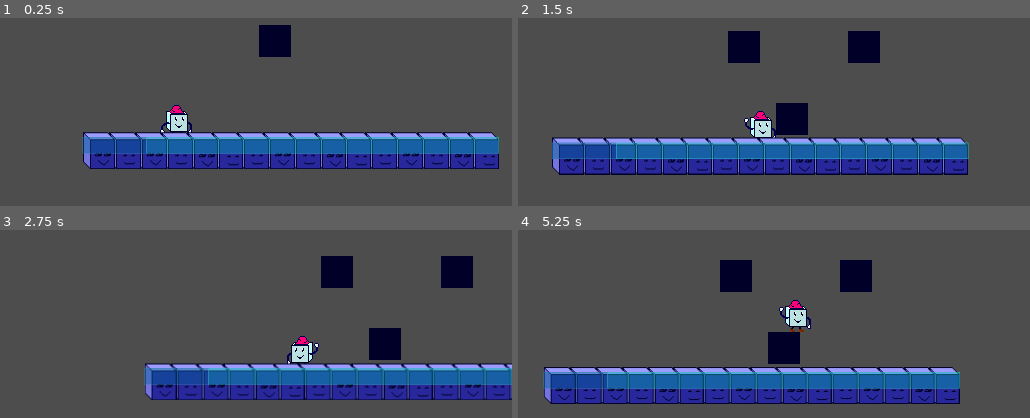
Above: before the commit, frames 1-4 (two rows, left to right).
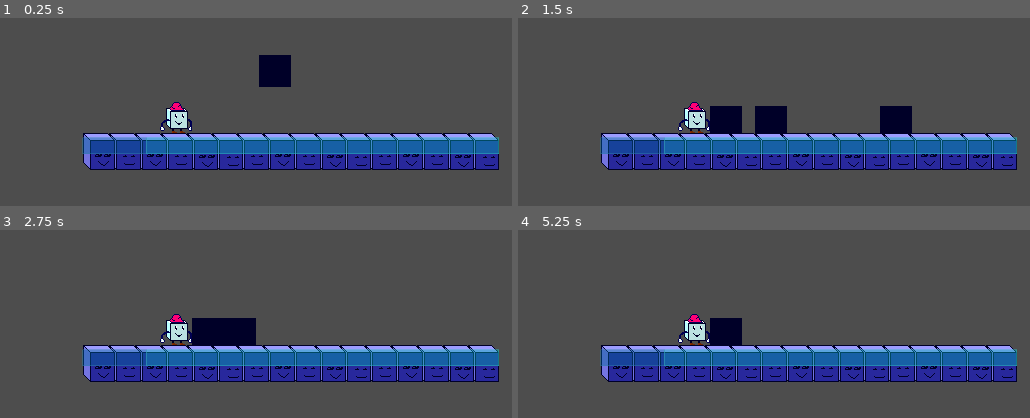
Above: after the commit, the same moments.

Repository: Doomn00b/Kewb
Game: Godot game, scene res://scenes/KewbTest1.tscn
Two runs of this game, one before a commit and one after it. Both use one fixed random seed, a clock stepped at 60 frames per second and the inputs below.
Inputs (mouse positions are in pixels of both pictures, inside the frame that each line leads up to):
- Up to frame 1 (0.25 s): no input
- Up to frame 2 (1.5 s): tap Enter (ui_accept) at 0.5, 0.8, 1.35 s; move the mouse to (886, 63) at 0.52 s; hold Right (move_forward) from 0.53 s (still down); click (886, 63) at 0.6 s; tap Space (jump) at 0.77 s; move the mouse to (671, 93) at 1.27 s
- Up to frame 3 (2.75 s): tap Space (jump) at 1.52 s; click (153, 305) at 1.55 s; move the mouse to (outside the picture) at 2.02 s; release Right (move_forward) at 2.03 s; hold Left (move_back) from 2.03 s (still down); click (outside the picture) at 2.1 s; tap Enter (ui_accept) at 2.3 s
- Up to frame 4 (5.25 s): move the mouse to (748, 348) at 2.77 s; release Left (move_back) at 2.78 s; hold Right (move_forward) 2.78-4.28 s; tap X (charge) at 2.85 s; tap Space (jump) at 3.02, 3.77, 4.52 s; click (748, 348) at 3.05 s; move the mouse to (927, 333) at 3.52 s; tap Enter (ui_accept) at 3.6, 5.1 s; move the mouse to (620, 246) at 4.27 s; hold Left (move_back) 4.28-5.03 s; click (620, 246) at 4.35 s; move the mouse to (799, 290) at 5.02 s; hold Right (move_forward) from 5.03 s (still down)

The runs differ from the first frame. In frame 1, 6.6% of the frame differs, in the area x 16-98%, y 3-81%; in frame 2, 21%; in frame 3, 28%; in frame 4, 31%, in the area x 4-98%, y 15-93%.
Error after the commit: Parse Error: Identifier "GM" not declared in the current scope. (res://characters/Player/player.gd:180)

Commit message:
Fixed enemy with Tom's help, started redefining GameManager.

Diff:
--- a/GameState.gd
+++ b/GM.gd
@@ -1,13 +1,14 @@
 extends Node
 
 #This is our Singleton that remembers our score and other things, in-between scenes.
+#The GAME MANAGER, essentially.
 
 #var score: int = 0 #We have a variable for score, which of course starts at zero.
 var is_game_over : bool = false #Boolean that controls if the game is over or not.
 
 # Called every frame. 'delta' is the elapsed time since the previous frame.
 func _process(_delta: float) -> void:
-	if Input.is_action_just_pressed("ui_accept") and GameState.is_game_over:
+	if Input.is_action_just_pressed("ui_accept") and GM.is_game_over:
 		print_debug("enter has been pressed")
 		#Reload the scene.
 		get_tree().reload_current_scene() #We get the whole tree, everything in every scene.
--- a/GameOverLabel.gd
+++ b/GameOverLabel.gd
@@ -2,8 +2,8 @@
 
 # Called every frame. 'delta' is the elapsed time since the previous frame.
 func _process(_delta: float) -> void:
-	if GameState.is_game_over == true: #If the game is over (player died), then...
+	if GM.is_game_over == true: #If the game is over (player died), then...
 		self.visible = true #...make the GameOverLabel (popup) visible.
 
-	elif GameState.is_game_over and Input.is_action_just_pressed("ui_accept"):
+	elif GM.is_game_over and Input.is_action_just_pressed("ui_accept"):
 		self.visible = false
--- /dev/null
+++ b/Global.gd
@@ -0,0 +1,3 @@
+extends Node
+
+var g_m : GM
--- a/ScoreLabel.gd
+++ /dev/null
@@ -1,5 +0,0 @@
-extends Label
-
-func _process(_delta: float) -> void:
-	pass
-	#self.text = "Score: " + str(GameState.score)
--- a/characters/Enemies/enemy.gd
+++ b/characters/Enemies/enemy.gd
@@ -2,46 +2,81 @@
 extends CharacterBody2D
 
 @export var Nmyspeed: int = 200 #We make a new variable: Enemy Speed, which is an Int with 200 as standard value.
-@export var NmyArea2D: Area2D
+@export var NmyArea2D: Area2D #We rename Area2D to NmyArea2D.
 
 static var enemies_spawned : int = 0 #This variable determines how many enemies have spawned.
 
-const MAX_HEALTH = 10 #We make a new constant that defines the enemy has health.
-var health = MAX_HEALTH #We make a new variable based on the Health-constant.
+const NMYMAX_HEALTH = 10 #We make a new constant that defines the enemy has health.
+var health = NMYMAX_HEALTH #We make a new variable based on the Health-constant.
 
 #We make a new variable to represent the player, by looking through the whole god-damn
 #three and grabbing the nodes in the "playerGroup". (tagged player)
-
-@onready var playerChr = get_tree().get_nodes_in_group("playerGroup")[0]
-
+var playerChr
+var targets : Array[Node2D]
 func _ready() -> void:
+	playerChr = get_tree().get_first_node_in_group("playerGroup")
+	print_debug("Got the player from Tree.")
 	enemies_spawned += 1 #When we start the scene, enemy-count will go up.
-	NmyArea2D.body_entered.connect(_on_area_entered) #Connecting area2D
-
+	NmyArea2D.body_entered.connect(_on_cube_nmy_area_2d_body_entered) #Connecting area2D
+	NmyArea2D.body_exited.connect(_on_cube_nmy_area_2d_body_exited)
 # Called every frame. 'delta' is the elapsed time since the previous frame.
 func _process(delta: float) -> void:
+	pass
 
+func _physics_process(delta: float) -> void:
+	# Add the gravity.
+	_apply_gravity(delta)
 	#If the player has spawned in the scene, and is within line of sight of enemy,
 	#the enemy will attempt to attack?
 	if playerChr != null: #If there's a player-character...
-		#self.position.x -= playerChr.position.x * Nmyspeed * delta #Makes the enemy go towards player.
+		#print("There is a player.")
+		#velocity.x = playerChr.position.x * Nmyspeed #Makes the enemy go towards player.
+		#print("Moving towards player.")
 
 		if is_on_floor(): #Put in a condition that says they can only move if they're touching ground?
 			var direction = (playerChr.position - self.position).normalized()
-			self.position.x += direction.x * Nmyspeed * delta
-			print_debug("Found the player haha")
+			velocity.x = direction.x * Nmyspeed
+			#print("Found the player haha")
+	elif playerChr == null: #But if there is no player, then...
+		return #...We don't do anything.
+	move_and_slide()
 
-func _on_area_entered(_playerArea: Area2D) -> void: #When the player enters the Area2D, aka collider, then...
-	#Pesudo-code: is touching player area AND player is punching -> lower enemy health.
-	if _playerArea.is_in_group("playerGroup") and Input.is_action_just_pressed("attack"):
+
+
+
+func _apply_gravity(delta : float):
+	if not is_on_floor() : #Do I need MORE in the condition?
+		var gravity = get_gravity() #We make a new temp-var, and base it on the get-gravity-function.
+		#velocity += gravity * delta
+		velocity.y += gravity.y * delta
+		#velocity.x += gravity.x * delta
+		#print("Applying gravity for enemy.")
+
+	else: #Otherwise, we...
+		#print("We didn't turn on gravity for Enemycube.")
+		return #...don't do anything. (no gravity-application)
+
+
+func _input(event: InputEvent) -> void:
+	if !targets.is_empty() and Input.is_action_just_pressed("attack"):
 		health -= 5 #Enemies health decreases by 5, per punch that connects.
-		print_debug("Punched an enemy in the face!")
+		print("Got punched by the Player!")
 
-		if health == 0: #If the enemy is out of health, he dies.
-			self.queue_free() #We free the enemy from memory... we destroy it.
-			print_debug("Something killed the Cube-enemy!")
+		if health <= 0: #If the enemy is out of health, he dies.
+			queue_free() #We free the enemy from memory... we destroy it.
+			print("Something killed the Cube-enemy!")
 			#Increase score when enemy dies.
-			GameState.increase_score(10)
+			#GameState.increase_score(10)
+
+func _on_cube_nmy_area_2d_body_entered(node : Node2D) -> void:
+		#Pesudo-code: is touching player area AND player is punching -> lower enemy health.
+	if node.is_in_group("playerGroup"):
+		targets.append(node)
+
+func _on_cube_nmy_area_2d_body_exited(node : Node2D) -> void:
+		#Pesudo-code: is touching player area AND player is punching -> lower enemy health.
+	if node.is_in_group("playerGroup"):
+		targets.erase(node)
 
 func setup_enemy(pos : Vector2 = Vector2.ZERO): #A function that readies the enemy's properties in a level.
 	self.global_position = pos #Sets up the position of the enemy.
--- a/characters/Enemies/enemy_cube.tscn
+++ b/characters/Enemies/enemy_cube.tscn
@@ -7,13 +7,13 @@
 size = Vector2(32, 32)
 
 [sub_resource type="RectangleShape2D" id="RectangleShape2D_e7fn0"]
-size = Vector2(48, 48)
+size = Vector2(40, 40)
 
 [node name="EnemyCube" type="CharacterBody2D" unique_id=2049833632 node_paths=PackedStringArray("NmyArea2D") groups=["enemyGroup"]]
 z_index = 1
+collision_layer = 3
 script = ExtResource("1_fqm6r")
-Nmyspeed = null
-NmyArea2D = NodePath("CubeNmyArea2D")
+NmyArea2D = NodePath("NmyArea2D")
 metadata/_edit_group_ = true
 
 [node name="CollisionShape2D" type="CollisionShape2D" parent="." unique_id=168635995]
@@ -26,8 +26,8 @@
 [node name="Sprite2D" type="Sprite2D" parent="FlipNmy" unique_id=1626493624]
 texture = ExtResource("2_aoswd")
 
-[node name="CubeNmyArea2D" type="Area2D" parent="." unique_id=389465481]
+[node name="NmyArea2D" type="Area2D" parent="." unique_id=389465481 groups=["enemyGroup"]]
 
-[node name="CollisionShape2D" type="CollisionShape2D" parent="CubeNmyArea2D" unique_id=485172445]
+[node name="NmyDetectCollisionShape2D" type="CollisionShape2D" parent="NmyArea2D" unique_id=485172445 groups=["enemyGroup"]]
 shape = SubResource("RectangleShape2D_e7fn0")
 debug_color = Color(0.90518546, 0.17105508, 0.6280246, 0.41960785)
--- a/characters/Player/player.gd
+++ b/characters/Player/player.gd
@@ -29,9 +29,11 @@
 }
 
 const JUMP_VELOCITY: int = -400
+const PCMAX_HEALTH = 10 #We make a new constant that defines the enemy has health.
 
 @export var fist_tscn: PackedScene #We make sure that the editor knows the fist-scene/prefab is a scene/prefab.
 
+var health = PCMAX_HEALTH #We make a new variable based on the Health-constant.
 var SPEED: int = 0
 
 var move_dir : Vector2 :
@@ -168,11 +170,15 @@
 		return #...don't do anything. (no gravity-application)
 
 #The below is for killing the player.
-func _on_area_entered(_enemyArea: Area2D) -> void: #If something tagged _enemyArea enters the plater-ships collider, then..
+func _on_detection_area_entered(_enemyArea: Area2D) -> void:
 	if _enemyArea.is_in_group("enemyGroup"):
-		self.queue_free() #...destroy the Player by removing from memory.
-		print_debug("Player died.")
-		GameState.is_game_over = true
+		health -= 5 #Player's health decreases by 5, per punch that connects.
+		print("Got punched by the Enemy!")
+		if health <= 0: #If you run out of health, or if it goes negative, then...
+			self.queue_free() #...destroy the Player by removing from memory.
+			print_debug("Player died.")
+			GM.is_game_over = true
+
 
 #Code to flip the character when walking.
 func _flip():
--- a/characters/Player/player.tscn
+++ b/characters/Player/player.tscn
@@ -7,7 +7,7 @@
 size = Vector2(32, 32)
 
 [sub_resource type="RectangleShape2D" id="RectangleShape2D_j7dd2"]
-size = Vector2(31, 32)
+size = Vector2(32, 32)
 
 [sub_resource type="Animation" id="Animation_j7dd2"]
 length = 0.001
@@ -136,15 +136,15 @@
 script = ExtResource("1_vb825")
 metadata/_edit_group_ = true
 
-[node name="Area2D" type="Area2D" parent="." unique_id=263225864]
+[node name="Detection" type="Area2D" parent="." unique_id=263225864]
 
-[node name="CollisionShape2D" type="CollisionShape2D" parent="Area2D" unique_id=331019338]
+[node name="DetectionCollisionShape2D" type="CollisionShape2D" parent="Detection" unique_id=331019338]
 shape = SubResource("RectangleShape2D_8gp0o")
 
 [node name="CollisionShape2D" type="CollisionShape2D" parent="." unique_id=64264918]
 modulate = Color(0.9831343, 0.25027704, 0.99999994, 1)
 self_modulate = Color(1, 0.79607844, 1, 1)
-position = Vector2(0.5000005, 4.7683716e-07)
+position = Vector2(4.7683716e-07, 4.7683716e-07)
 shape = SubResource("RectangleShape2D_j7dd2")
 
 [node name="AnimationPlayer" type="AnimationPlayer" parent="." unique_id=794517114]
@@ -165,6 +165,9 @@
 process_callback = 0
 position_smoothing_enabled = true
 position_smoothing_speed = 1.0
+drag_horizontal_enabled = true
 
 [node name="CamAnimationPlayer" type="AnimationPlayer" parent="." unique_id=998103261]
 libraries/ = SubResource("AnimationLibrary_5nx12")
+
+[connection signal="area_entered" from="Detection" to="." method="_on_detection_area_entered"]
--- a/project.godot
+++ b/project.godot
@@ -18,10 +18,6 @@
 run/main_scene="uid://catv4gbu1rp2n"
 config/features=PackedStringArray("4.6", "Mobile")
 config/icon="res://icon.svg"
-
-[autoload]
-
-GameState="*res://GameState.gd"
 
 [display]
 
@@ -81,6 +77,7 @@
 [layer_names]
 
 2d_physics/layer_1="Ground"
+2d_physics/layer_2="Enemy"
 
 [rendering]
 
--- a/scenes/KewbTest1.tscn
+++ b/scenes/KewbTest1.tscn
@@ -58,11 +58,12 @@
 physics_layer_0/physics_material = SubResource("PhysicsMaterial_78frg")
 sources/1 = SubResource("TileSetAtlasSource_j8rsw")
 
-[node name="MainNode2D" type="Node2D" unique_id=2143603366]
+[node name="Level2D" type="Node2D" unique_id=2143603366]
 
 [node name="Player" parent="." unique_id=1702685496 instance=ExtResource("1_34yvf")]
 z_index = 1
 position = Vector2(101, 196)
+collision_layer = 3
 
 [node name="TestBlock_RigidBody2D" type="RigidBody2D" parent="." unique_id=524871813]
 position = Vector2(16, 88)
Renamed: GameState.gd.uid -> GM.gd.uid
Not shown, added: Global.gd.uid
Not shown, removed: ScoreLabel.gd.uid
